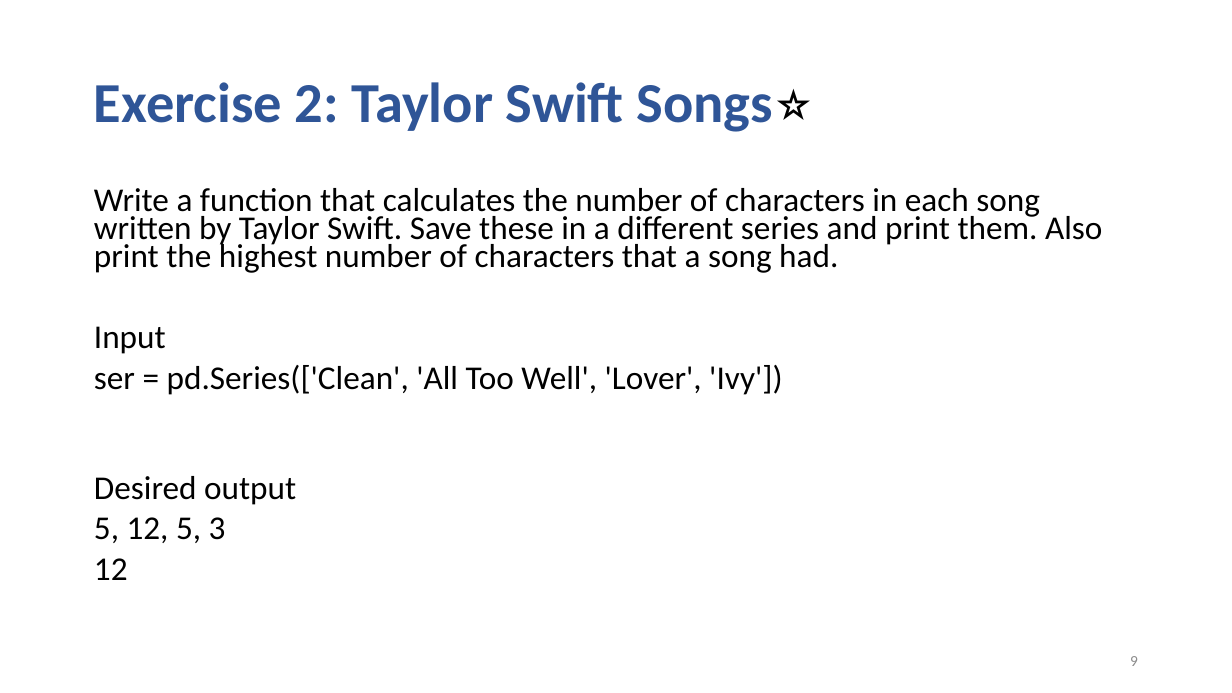
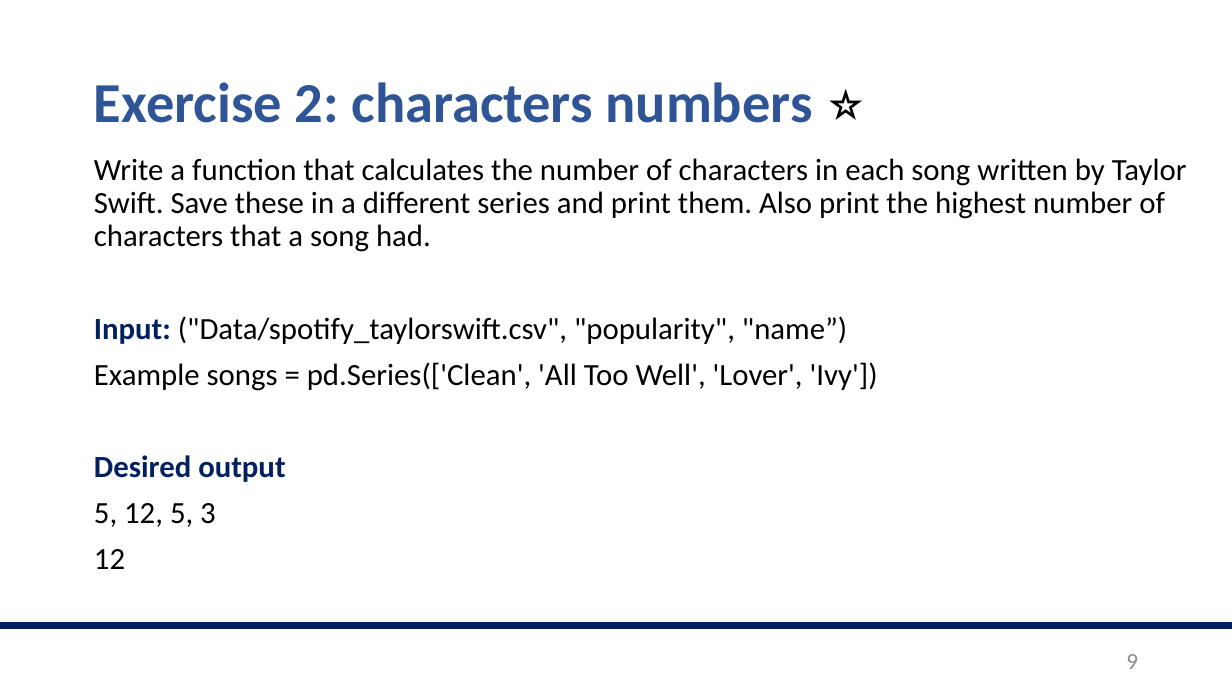
Before and after one commit to valegiunchiglia/2022-Module3-ImperialCollege, a slide deck: slide 9 of Day1/Day1.pptx. Drawn at 1232x693 pixels with LibreOffice and Linux fonts; fonts in the diff are those of the drawing. Boxes give left, top, right and bottom in pixels: in the first picture for what was removed or moved away, otherwise in the second. Text is boxed around its words. In the diff, an @@ line names an element or a change of style, - is before the commit and + after.

```diff
--- a/Day1/Day1.pptx
+++ b/Day1/Day1.pptx
@@ title at (94,82,813,123): text changed @@
-Exercise 2: Taylor Swift Songs⭐️
+Exercise 2: characters numbers ⭐️
@@ text "Write a function that calculates ...": place and size @@
-text "Write a function that calculates ..." at (94,188,1102,580)
+text "Write a function that calculates ..." at (94,158,1187,569)
@@ text at (94,158,1187,569): size 25.9 to 24 pt in "Write a function that calculates the number ...", "Desired output", "5, 12, 5, 3", "12"; text colour #000000 to #002060, bold on in "Desired output"; line spacing 0.7 to 0.9 @@
@@ text at (94,316,878,391): text changed; size 25.9 to 24 pt @@
-Input
-ser = pd.Series(['Clean', 'All Too Well', 'Lover', 'Ivy'])
+Input: ("Data/spotify_taylorswift.csv", "popularity", "name”)
+Example songs = pd.Series(['Clean', 'All Too Well', 'Lover', 'Ivy'])
@@ line added from (0, 626) to (1232, 626), #002060 6 pt @@
@@ page number at (1126,654,1138,669): size 12 to 18 pt @@
```
Also in this commit, not shown: 17 other slides changed, 2 other files.
